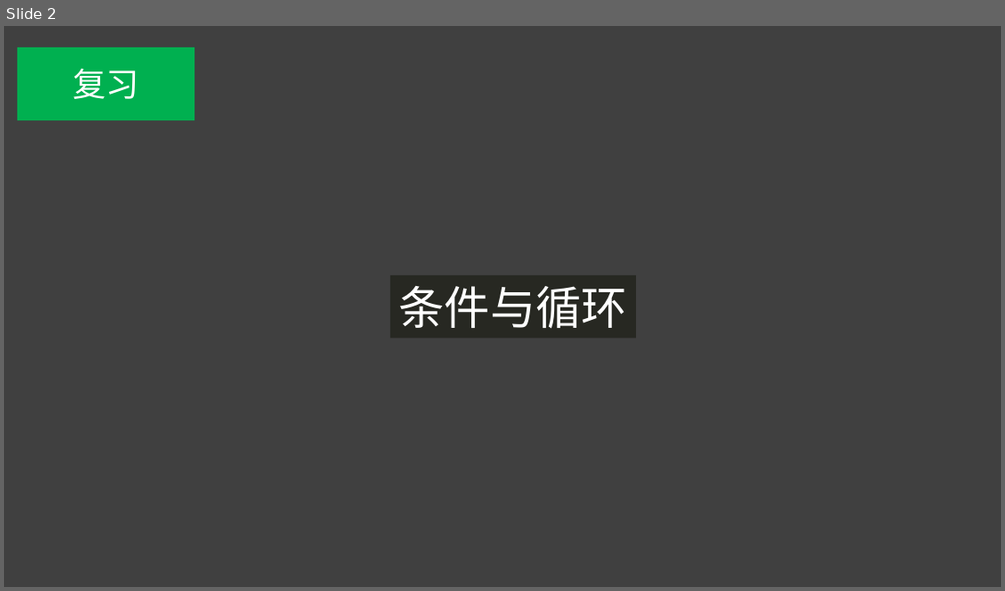
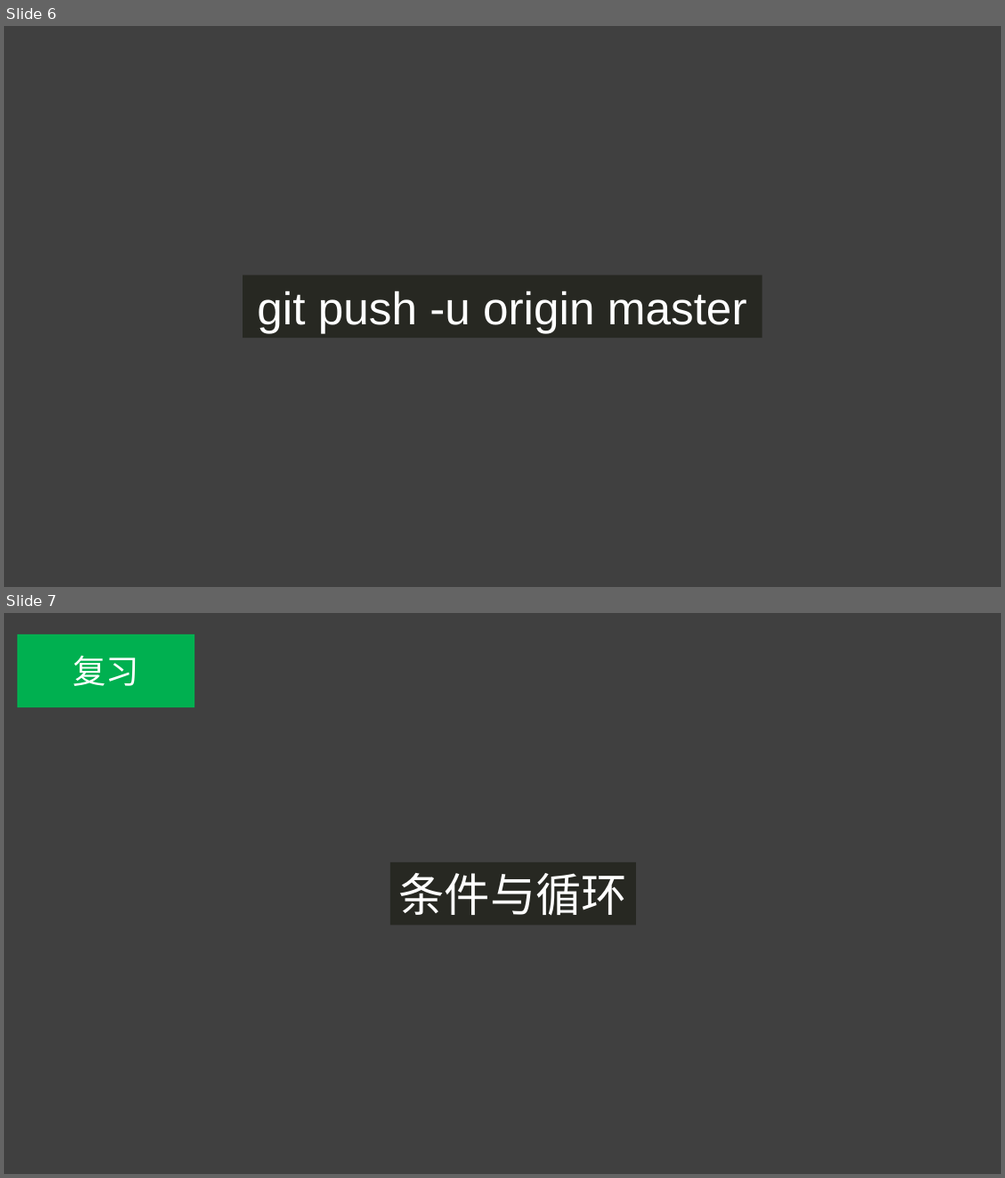
Before and after one commit to youngcubingprogramer/qiyuPython, a slide deck: class2/第二课 .pptx. Shown one above the other, each under a label of ours: slide 2 before the commit, slides 6 and 7 after it. The pictures are 1005x591 and 1005x1178 pixels, drawn with LibreOffice and Linux fonts; fonts in the diff are those of the drawing. Boxes give left, top, right and bottom in pixels: in the first picture for what was removed or moved away, otherwise in the second. Text is boxed around its words. In the diff, an @@ line names an element or a change of style, - is before the commit and + after.

```diff
--- a/class2/第二课 .pptx
+++ b/class2/第二课 .pptx
@@ slide 6 added at <box>4,26,1001,587</box>, background #404040 @@
@@ rectangle added at <box>243,275,762,338</box>, fill #272822, 44 pt, text #FFFFFF @@
+git push -u origin master
@@ what was slide 2 is now slide 7 @@
```
Also in this commit, not shown: 1 slide changed, 4 other slides added.
